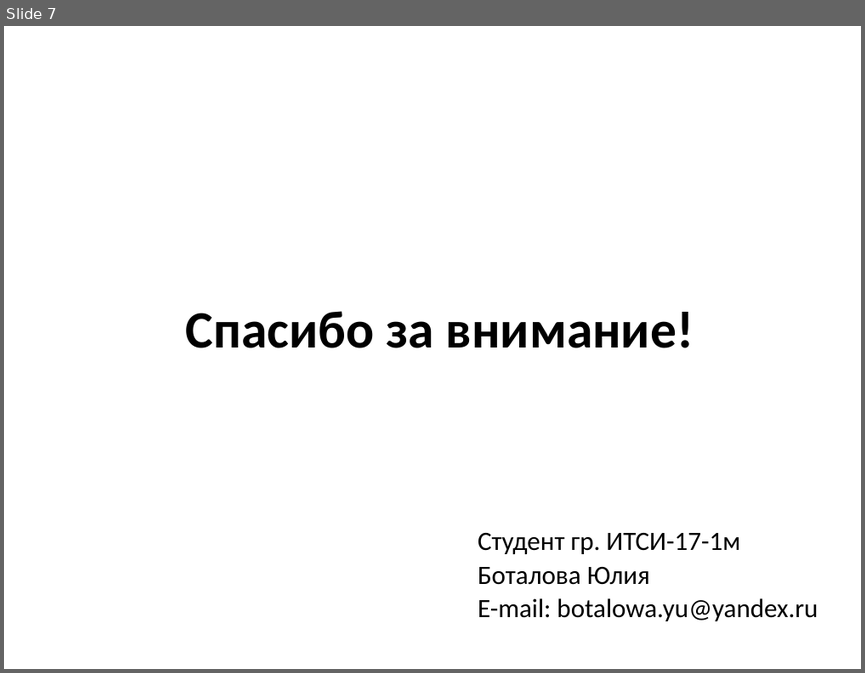
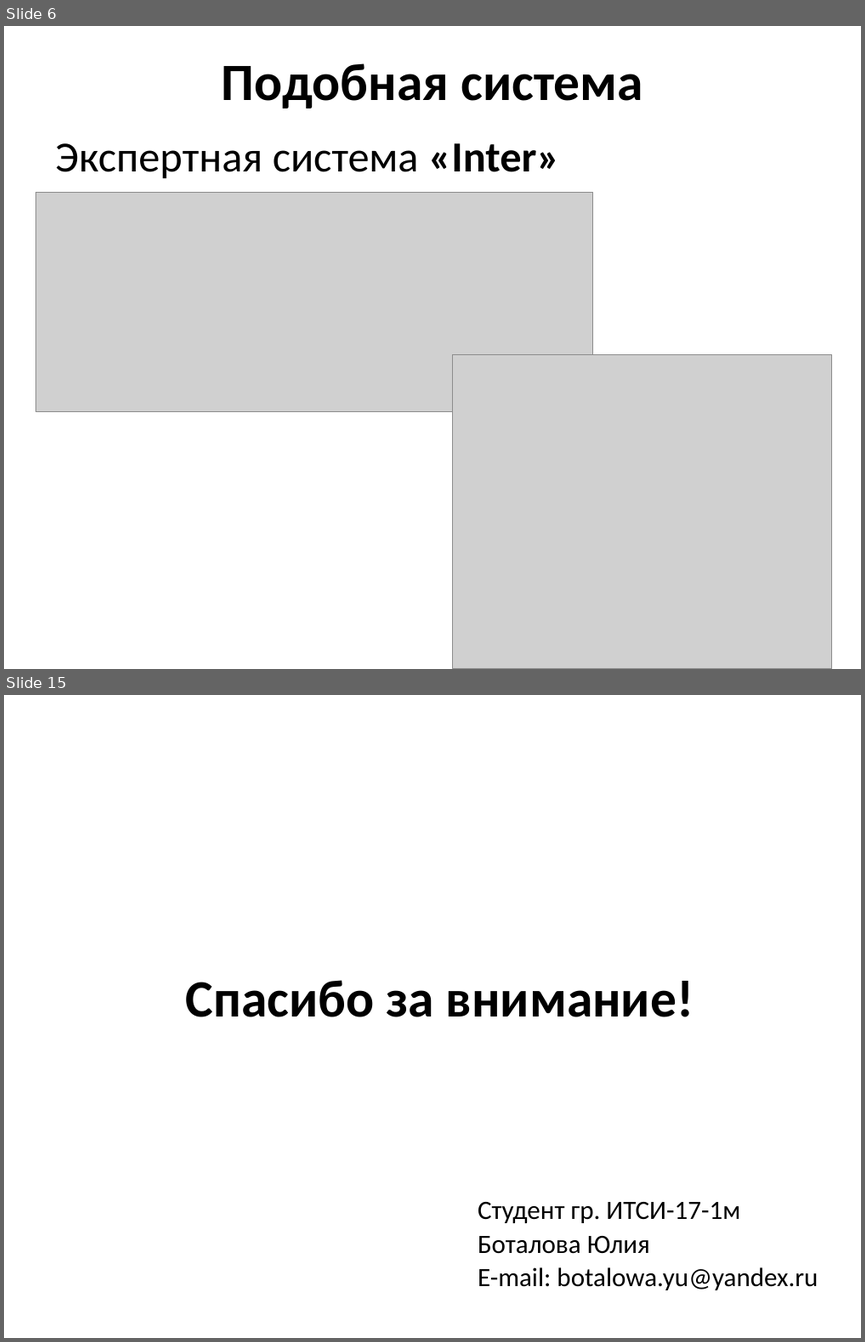
Before and after one commit to JulkaBotalova/NIR, a slide deck: НИР/Выступление 14.05.pptx. Shown one above the other, each under a label of ours: slide 7 before the commit, slides 6 and 15 after it; the slides between them are not shown. The pictures are 865x673 and 865x1342 pixels, drawn with LibreOffice and Linux fonts; fonts in the diff are those of the drawing; grey boxes stand for pictures. Boxes give left, top, right and bottom in pixels: in the first picture for what was removed or moved away, otherwise in the second. Text is boxed around its words. In the diff, an @@ line names an element or a change of style, - is before the commit and + after.

```diff
--- a/НИР/Выступление 14.05.pptx
+++ b/НИР/Выступление 14.05.pptx
@@ slide 6 added at (4,26,861,669), background #FFFFFF @@
@@ title added at (222,63,643,108), 44 pt, text #000000, bold @@
+Подобная система
@@ text added at (55,143,559,178), 36 pt, text #000000 @@
+Экспертная система «Inter»
@@ picture added at (35,193,592,412) @@
@@ picture added at (453,355,832,669) @@
@@ what was slide 7 is now slide 15 @@
```
Also in this commit, not shown: 4 slides changed, 9 other slides added, 2 slides removed, 7 other files.
